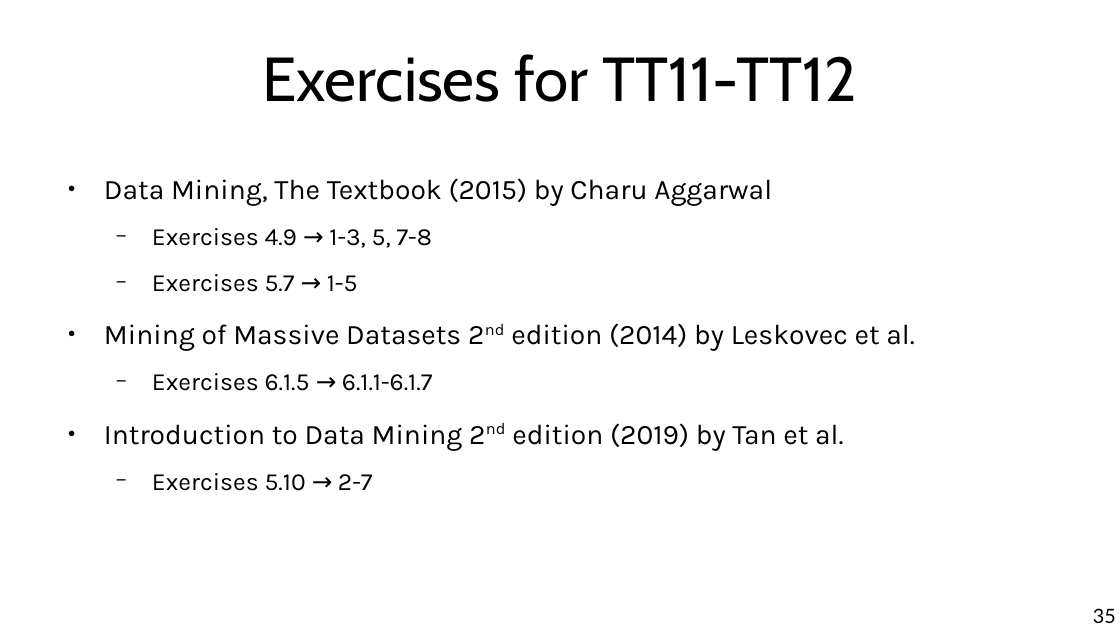
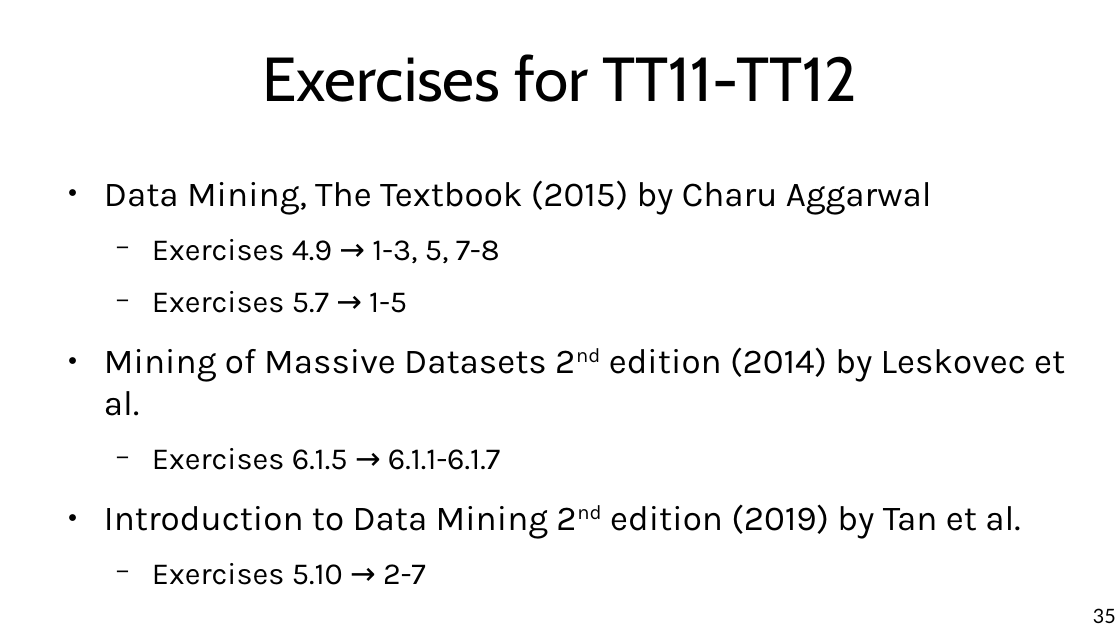
Before and after one commit to chatox/data-mining-course, a slide deck: slide 35 of theory/odp/tt11_itemsets.odp. Drawn at 1120x630 pixels with LibreOffice and Linux fonts; fonts in the diff are those of the drawing. Boxes give left, top, right and bottom in pixels: in the first picture for what was removed or moved away, otherwise in the second. Text is boxed around its words. In the diff, an @@ line names an element or a change of style, - is before the commit and + after.

```diff
--- a/theory/odp/tt11_itemsets.odp
+++ b/theory/odp/tt11_itemsets.odp
@@ text "Data Mining, The Textbook (2015) ..." at box(104, 180, 1065, 585): size 20 to 24.8 pt in "Data Mining, The Textbook (2015) by Charu ...", "Mining of Massive Datasets 2nd edition (2014) ...", "Introduction to Data Mining 2nd edition (2019) ..."; size 17.5 to 21.7 pt in "Exercises 4.9 → 1-3, 5, 7-8", "Exercises 5.7 → 1-5", "Exercises 6.1.5 → 6.1.1-6.1.7", "Exercises 5.10 → 2-7" @@
```
Also in this commit, not shown: 9 other slides changed, 3 other files.
